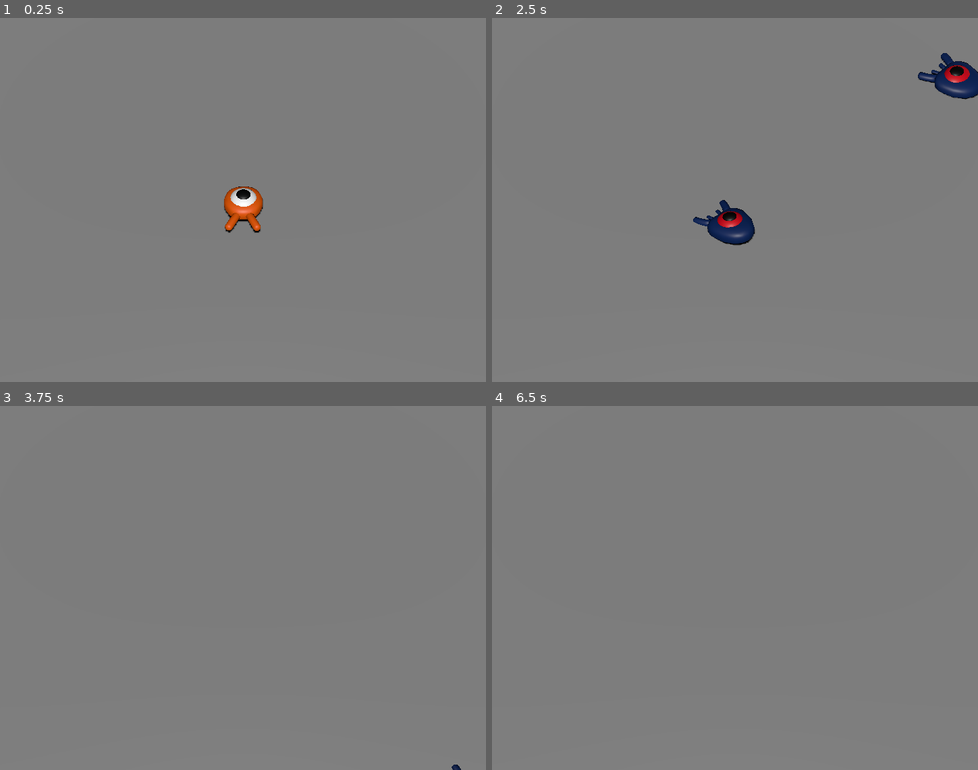
Above: before the commit, frames 1-4 (two rows, left to right).
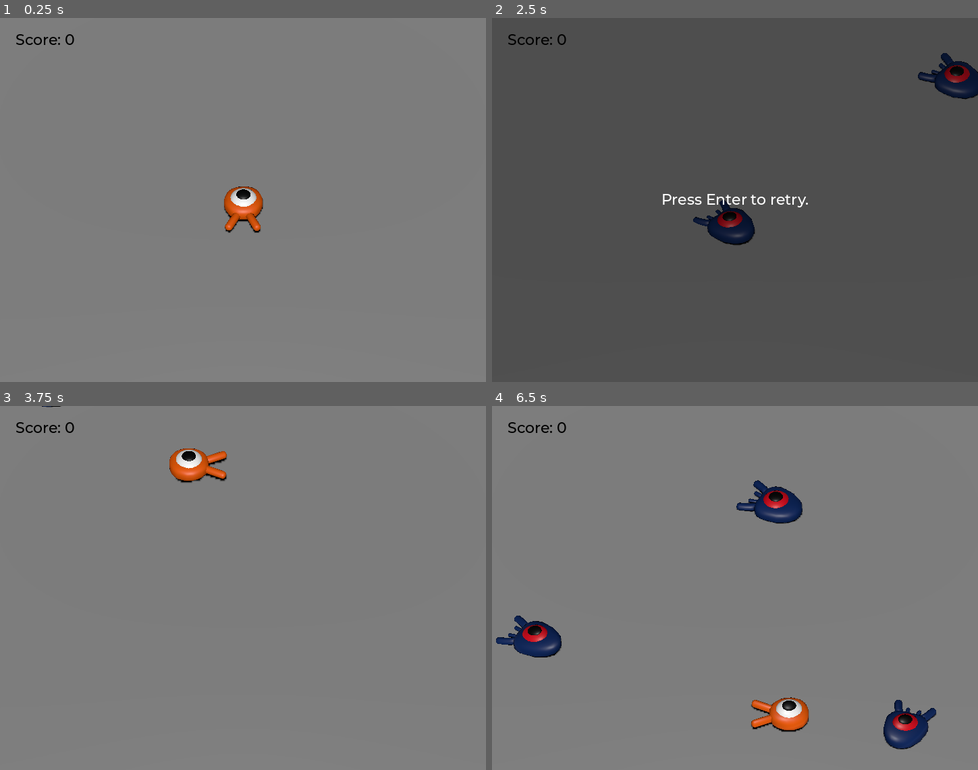
Above: after the commit, the same moments.

Repository: jcarnaxide/squash-the-creeps
Game: Godot game, scene res://src/Main.tscn
Same seed, same stepped clock (60 frames per second), same inputs: the game is played once before the commit and once after it.
Inputs:
- Up to frame 1 (0.25 s): no input
- Up to frame 2 (2.5 s): tap Enter (ui_accept) at 0.5, 1.35 s; hold Right (move_right) 0.53-1.28 s; hold Enter (ui_accept) 0.53-1.28 s; tap Space (jump) at 0.77, 1.52 s; hold Down (move_back) 1.28-2.03 s; hold Right (move_right) from 2.03 s (still down); hold Enter (ui_accept) from 2.03 s (still down)
- Up to frame 3 (3.75 s): release Right (move_right) at 2.78 s; release Enter (ui_accept) at 2.78 s; hold Up (move_forward) 2.78-3.53 s; tap Enter (ui_accept) at 2.85 s; tap Space (jump) at 3.02 s; hold Left (move_left) from 3.53 s (still down); hold Enter (ui_accept) from 3.53 s (still down)
- Up to frame 4 (6.5 s): tap Space (jump) at 3.77, 4.52, 6.02 s; release Enter (ui_accept) at 4.28 s; tap Enter (ui_accept) at 4.35, 5.85 s; release Left (move_left) at 5.03 s; hold Down (move_back) 5.03-5.78 s; hold Enter (ui_accept) 5.03-5.78 s; hold Right (move_right) from 5.78 s (still down)

The runs differ from the first frame. In frame 1, 0.1% of the frame differs, in the area x 3-16%, y 4-8%; in frame 2, 100%, in the area x 0-100%, y 0-100%; in frame 3, 1.0%; in frame 4, 3.7%.

Commit message:
keep track of score, add ui components, add music

Diff:
--- a/project.godot
+++ b/project.godot
@@ -14,6 +14,10 @@
 run/main_scene="res://src/Main.tscn"
 config/features=PackedStringArray("4.0")
 config/icon="res://icon.png"
+
+[autoload]
+
+MusicPlayer="*res://src/MusicPlayer.tscn"
 
 [display]
 
--- a/src/Main.gd
+++ b/src/Main.gd
@@ -2,10 +2,15 @@
 
 @export var mob_scene: PackedScene
 
+func _ready():
+	$UserInterface/Retry.hide()
 
 func _on_mob_timer_timeout():
 	# Create a new instance of the Mob scene.
 	var mob = mob_scene.instantiate()
+
+	# We connect the mob to the score label to update the score upon squashing one.
+	mob.squashed.connect($UserInterface/ScoreLabel._on_Mob_squashed.bind())
 
 	# Choose a random location on the SpawnPath.
 	# We store the reference to the SpawnLocation node.
@@ -22,3 +27,9 @@
 
 func _on_player_hit():
 	$MobTimer.stop()
+	$UserInterface/Retry.show()
+
+func _unhandled_input(event):
+	if event.is_action_pressed("ui_accept") and $UserInterface/Retry.visible:
+		# This restarts the current scene.
+		get_tree().reload_current_scene()
--- a/src/Main.tscn
+++ b/src/Main.tscn
@@ -1,8 +1,10 @@
-[gd_scene load_steps=9 format=3 uid="uid://bht0olv2evl3x"]
+[gd_scene load_steps=12 format=3 uid="uid://bht0olv2evl3x"]
 
 [ext_resource type="Script" path="res://src/Main.gd" id="1_njw5w"]
 [ext_resource type="PackedScene" uid="uid://d16j4202h0404" path="res://src/Player.tscn" id="1_vay6n"]
 [ext_resource type="PackedScene" uid="uid://bmoejqy6fg6qw" path="res://src/Mob.tscn" id="2_nauta"]
+[ext_resource type="FontFile" uid="uid://xuw0dbbf3o5i" path="res://fonts/Montserrat-Medium.ttf" id="4_mqrfc"]
+[ext_resource type="Script" path="res://src/ScoreLabel.gd" id="5_obgtv"]
 
 [sub_resource type="BoxShape3D" id="BoxShape3D_a0l6u"]
 size = Vector3(60, 2, 60)
@@ -22,6 +24,10 @@
 "tilts": PackedFloat32Array(0, 0, 0, 0, 0)
 }
 point_count = 5
+
+[sub_resource type="Theme" id="Theme_tcftr"]
+default_font = ExtResource("4_mqrfc")
+default_font_size = 22
 
 [node name="Main" type="Node"]
 script = ExtResource("1_njw5w")
@@ -81,5 +87,48 @@
 wait_time = 0.5
 autostart = true
 
+[node name="UserInterface" type="Control" parent="."]
+layout_mode = 3
+anchors_preset = 15
+anchor_right = 1.0
+anchor_bottom = 1.0
+grow_horizontal = 2
+grow_vertical = 2
+theme = SubResource("Theme_tcftr")
+
+[node name="ScoreLabel" type="Label" parent="UserInterface"]
+layout_mode = 0
+offset_left = 23.0
+offset_top = 18.0
+offset_right = 111.0
+offset_bottom = 49.0
+theme_override_colors/font_color = Color(0, 0, 0, 1)
+text = "Score: 0"
+script = ExtResource("5_obgtv")
+
+[node name="Retry" type="ColorRect" parent="UserInterface"]
+layout_mode = 1
+anchors_preset = 15
+anchor_right = 1.0
+anchor_bottom = 1.0
+grow_horizontal = 2
+grow_vertical = 2
+color = Color(0, 0, 0, 0.372549)
+
+[node name="Label" type="Label" parent="UserInterface/Retry"]
+layout_mode = 1
+anchors_preset = 8
+anchor_left = 0.5
+anchor_top = 0.5
+anchor_right = 0.5
+anchor_bottom = 0.5
+offset_left = -109.0
+offset_top = -15.5
+offset_right = 109.0
+offset_bottom = 15.5
+grow_horizontal = 2
+grow_vertical = 2
+text = "Press Enter to retry."
+
 [connection signal="hit" from="Player" to="." method="_on_player_hit"]
 [connection signal="timeout" from="MobTimer" to="." method="_on_mob_timer_timeout"]
--- /dev/null
+++ b/src/MusicPlayer.tscn
@@ -0,0 +1,7 @@
+[gd_scene load_steps=2 format=3 uid="uid://bcstjv20xcpdx"]
+
+[ext_resource type="AudioStream" uid="uid://cj8p701qht8cx" path="res://art/House In a Forest Loop.ogg" id="1_pbp2m"]
+
+[node name="MusicPlayer" type="AudioStreamPlayer"]
+stream = ExtResource("1_pbp2m")
+autoplay = true
--- /dev/null
+++ b/src/ScoreLabel.gd
@@ -0,0 +1,18 @@
+extends Label
+
+var score = 0
+
+
+# Called when the node enters the scene tree for the first time.
+func _ready():
+	pass # Replace with function body.
+
+
+# Called every frame. 'delta' is the elapsed time since the previous frame.
+func _process(delta):
+	pass
+
+
+func _on_Mob_squashed():
+	score += 1
+	text = "Score: %s" % score
